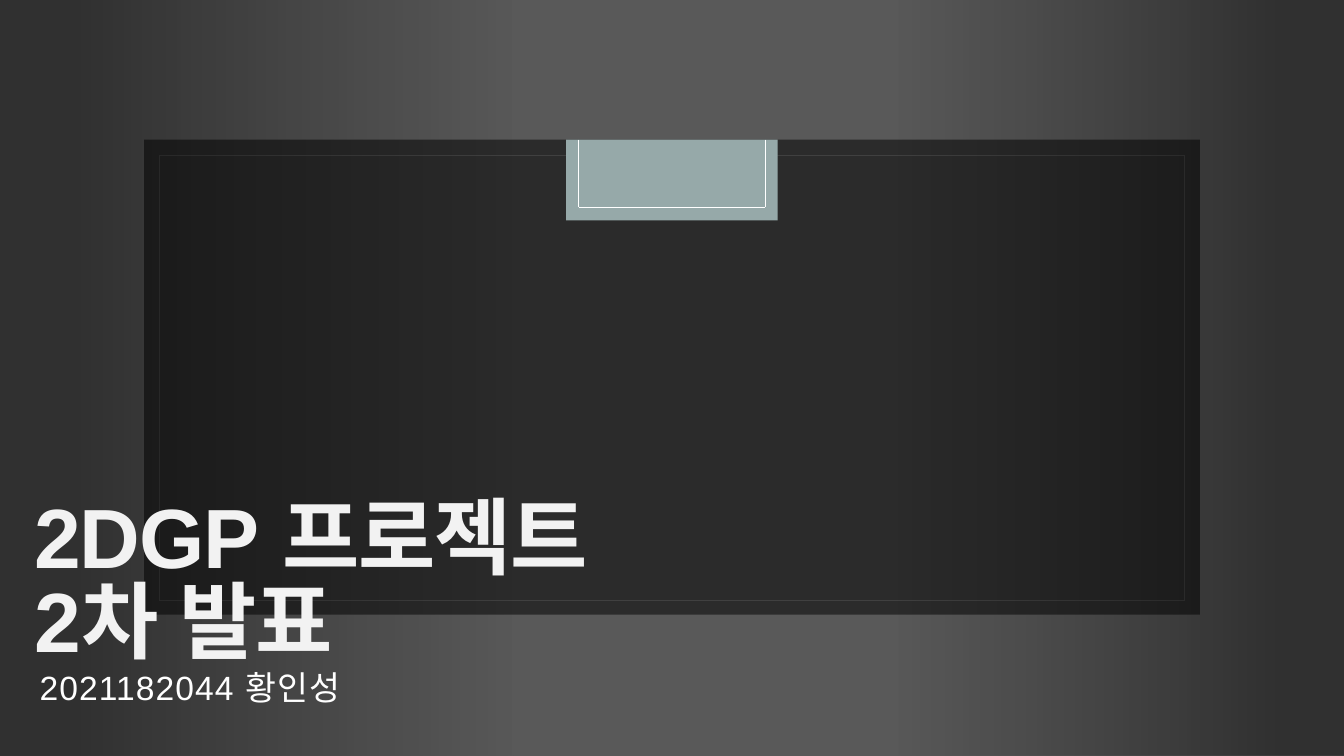
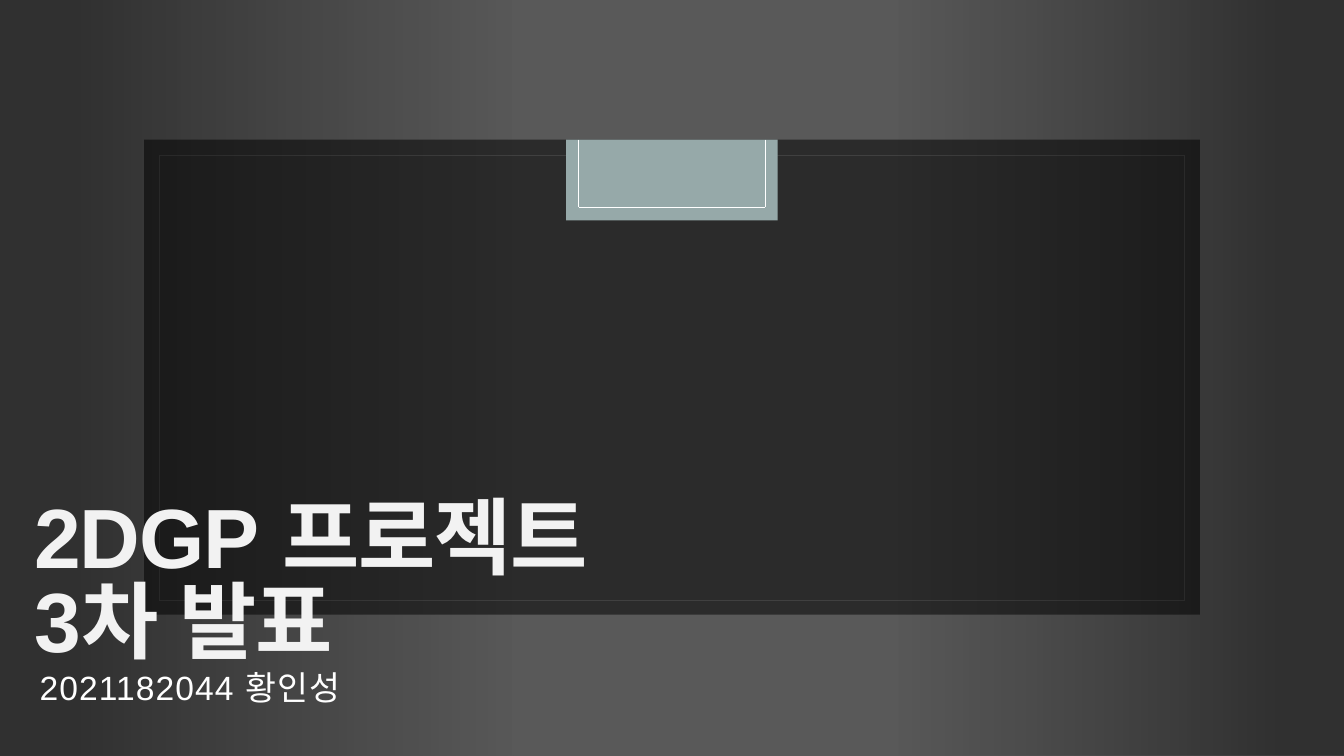
Before and after one commit to H-inseong/2DGP_project, a slide deck: slide 1 of 발표자료/2DGP_프로젝트_3차.pptx. Drawn at 1344x756 pixels with LibreOffice and Linux fonts; fonts in the diff are those of the drawing; background and template pictures are left out; a plain dark background stands for a picture behind light text. Boxes give left, top, right and bottom in pixels: in the first picture for what was removed or moved away, otherwise in the second. Text is boxed around its words. In the diff, an @@ line names an element or a change of style, - is before the commit and + after.

```diff
--- a/발표자료/2DGP_프로젝트_3차.pptx
+++ b/발표자료/2DGP_프로젝트_3차.pptx
@@ title at [35,497,587,673]: text changed @@
-2DGP 프로젝트
-2차 발표
+2DGP 프로젝트
+3차 발표
```
Also in this commit, not shown: 1 other slide changed.
